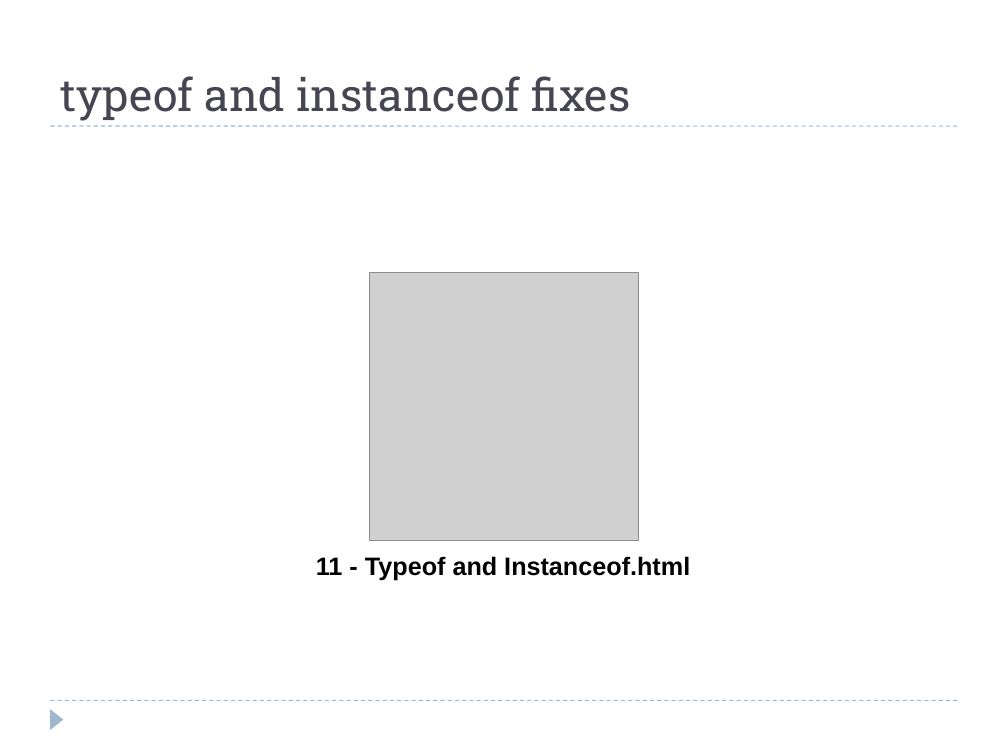
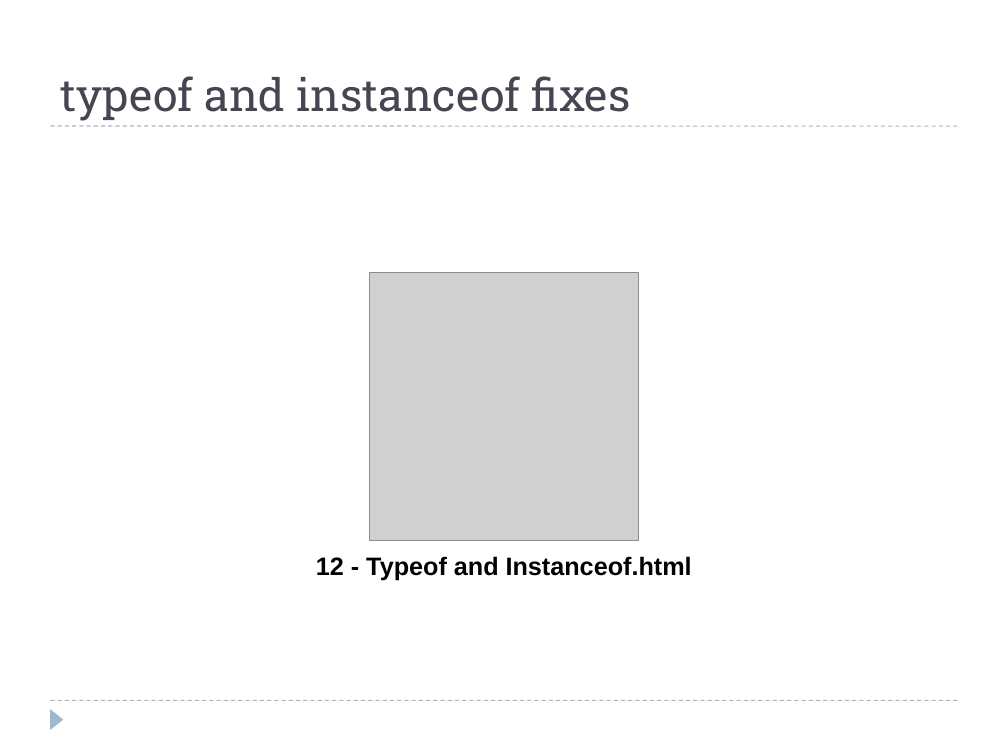
Before and after one commit to cosminnicula/OOJS, a slide deck: slide 41 of Presentation/HTML5 – Object Oriented JavaScript.ppt (slide 39 before the commit). Drawn at 1008x756 pixels with LibreOffice and Linux fonts; fonts in the diff are those of the drawing; grey boxes stand for pictures. Boxes give left, top, right and bottom in pixels: in the first picture for what was removed or moved away, otherwise in the second. Text is boxed around its words. In the diff, an @@ line names an element or a change of style, - is before the commit and + after.

```diff
--- a/Presentation/HTML5 – Object Oriented JavaScript.ppt
+++ b/Presentation/HTML5 – Object Oriented JavaScript.ppt
@@ text at (316, 556, 692, 580): text changed @@
-11 - Typeof and Instanceof.html
+12 - Typeof and Instanceof.html
```
Also in this commit, not shown: 9 other slides changed, 4 slides added, 1 slide removed, 9 other files.
